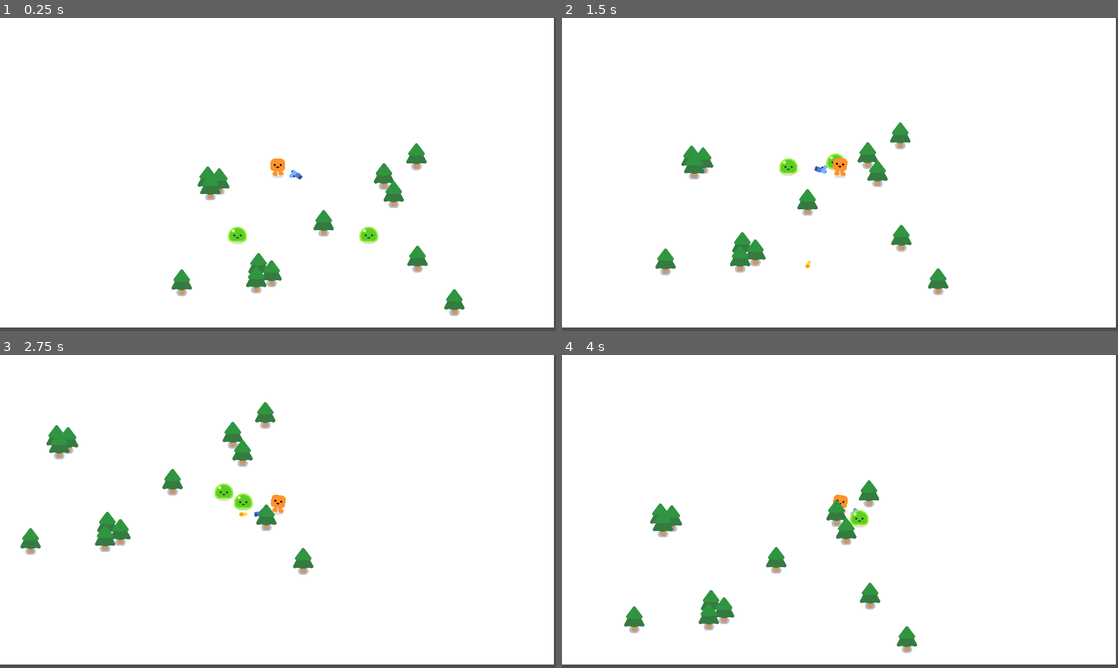
Above: before the commit, frames 1-4 (two rows, left to right).
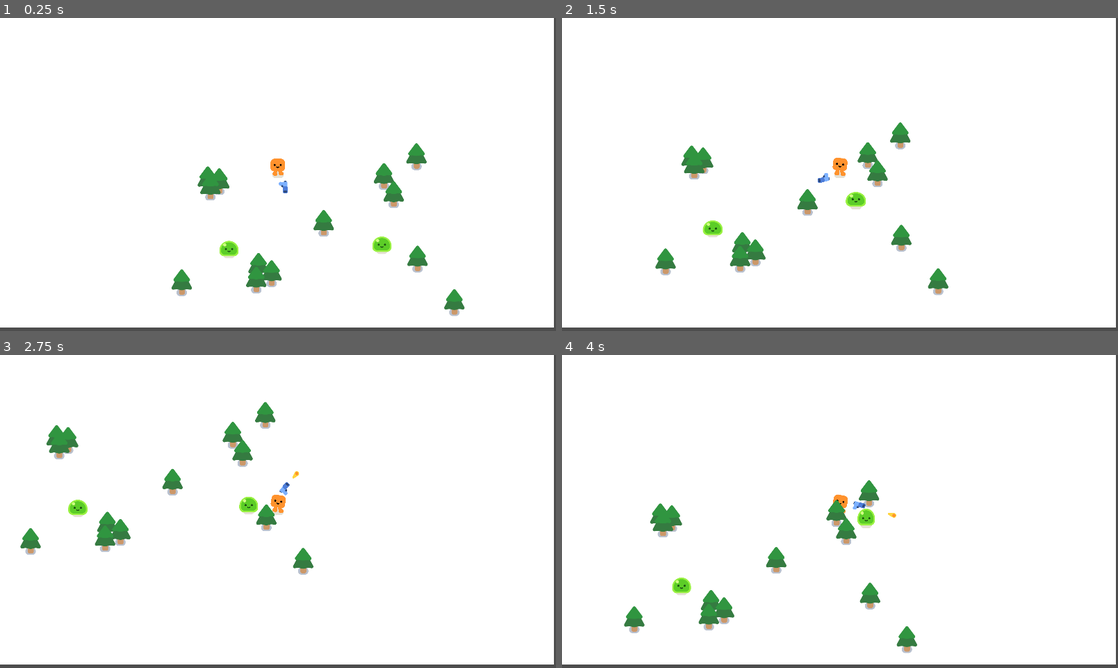
Above: after the commit, the same moments.

Repository: Arfitale/Vampire-2D-Shooter
Game: Godot game, scene res://game.tscn
Same seed, same stepped clock (60 frames per second), same inputs: the game is played once before the commit and once after it.
Inputs (mouse positions are in pixels of both pictures, inside the frame that each line leads up to):
- Up to frame 1 (0.25 s): no input
- Up to frame 2 (1.5 s): move the mouse to (962, 158) at 0.52 s; press the mouse at (962, 158) at 0.53 s; hold D (move_right) 0.53-1.28 s; move the mouse to (728, 190) at 1.27 s; release the mouse at (728, 190) at 1.28 s; hold S (move_down) from 1.28 s (still down); click (728, 190) at 1.35 s
- Up to frame 3 (2.75 s): move the mouse to (333, 442) at 2.02 s; release S (move_down) at 2.03 s; press the mouse at (333, 442) at 2.03 s; hold D (move_right) from 2.03 s (still down)
- Up to frame 4 (4 s): move the mouse to (812, 574) at 2.77 s; release D (move_right) at 2.78 s; release the mouse at (812, 574) at 2.78 s; hold W (move_up) 2.78-3.53 s; click (812, 574) at 2.85 s; move the mouse to (1006, 558) at 3.52 s; press the mouse at (1006, 558) at 3.53 s; hold A (move_left) from 3.53 s (still down)

The runs differ from the first frame. In frame 1, 0.7% of the frame differs, in the area x 39-71%, y 48-77%; in frame 2, 0.6%; in frame 3, 0.6%; in frame 4, 0.4%.

Commit message:
add slime animations and adjust player detection logic

Diff:
--- a/characters/mobs.gd
+++ b/characters/mobs.gd
@@ -3,6 +3,9 @@
 var player: Node2D
 @export var movement_speed := 400.0
 @export var health := 5
+
+func _ready() -> void:
+	$Slime.play_idle()
 
 func _physics_process(delta: float) -> void:
 	if player:
@@ -19,11 +22,20 @@
 func _on_player_detection_body_entered(body: Node2D) -> void:
 	if body.is_in_group("Player"):
 		player = body
+		$Slime.play_walk()
 
 func _on_player_detection_body_exited(body: Node2D) -> void:
 	player = null
+	$Slime.play_idle()
 
 func take_damage(damage: int) -> void:
 	health -= damage
 	if health <= 0:
 		queue_free()
+		return
+
+	$Slime.play_hurt()
+	if player:
+		$Slime/AnimationPlayer.queue("walk")
+	else:
+		$Slime/AnimationPlayer.queue("idle")
--- a/characters/mobs.tscn
+++ b/characters/mobs.tscn
@@ -7,7 +7,7 @@
 radius = 28.442924
 
 [sub_resource type="CircleShape2D" id="CircleShape2D_bps13"]
-radius = 987.18286
+radius = 484.45535
 
 [node name="Mobs" type="CharacterBody2D" groups=["Mobs"]]
 collision_layer = 4
--- a/characters/player.tscn
+++ b/characters/player.tscn
@@ -21,7 +21,6 @@
 
 [node name="Gun" parent="." instance=ExtResource("3_tory2")]
 position = Vector2(1.15484e-07, -30.999998)
-auto_aim = true
 
 [connection signal="body_entered" from="Gun" to="Gun" method="_on_body_entered"]
 [connection signal="body_exited" from="Gun" to="Gun" method="_on_body_exited"]
--- a/characters/slime/slime.gd
+++ b/characters/slime/slime.gd
@@ -1,10 +1,10 @@
 extends Node2D
-
 
 func play_walk():
 	%AnimationPlayer.play("walk")
 
-
 func play_hurt():
 	%AnimationPlayer.play("hurt")
-	%AnimationPlayer.queue("walk")
+
+func play_idle():
+	%AnimationPlayer.play("idle")
--- a/characters/slime/slime.tscn
+++ b/characters/slime/slime.tscn
@@ -241,5 +241,5 @@
 [node name="AnimationPlayer" type="AnimationPlayer" parent="."]
 unique_name_in_owner = true
 libraries = {
-"": SubResource("AnimationLibrary_j6cum")
-}
+&"": SubResource("AnimationLibrary_j6cum")
+}
